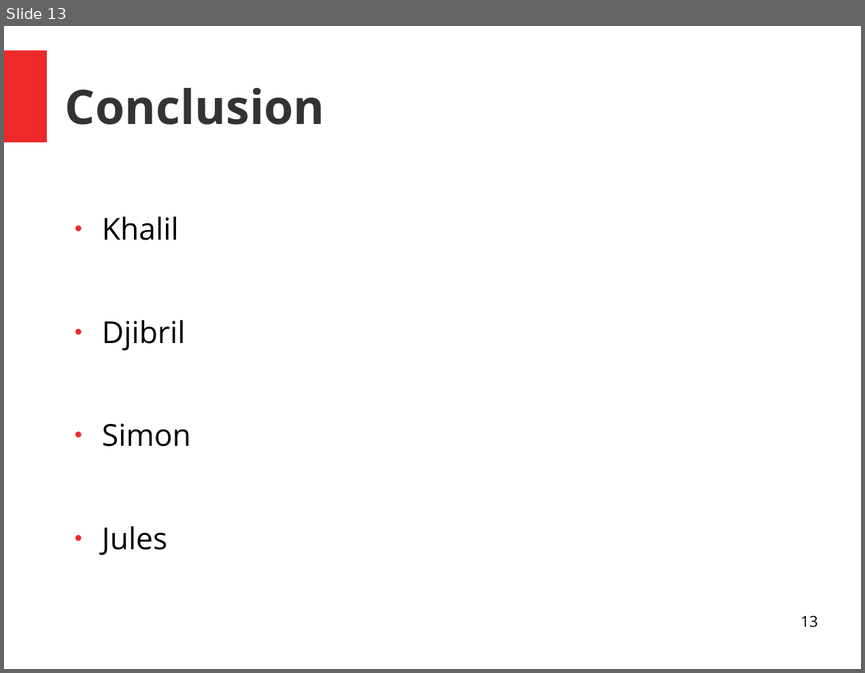
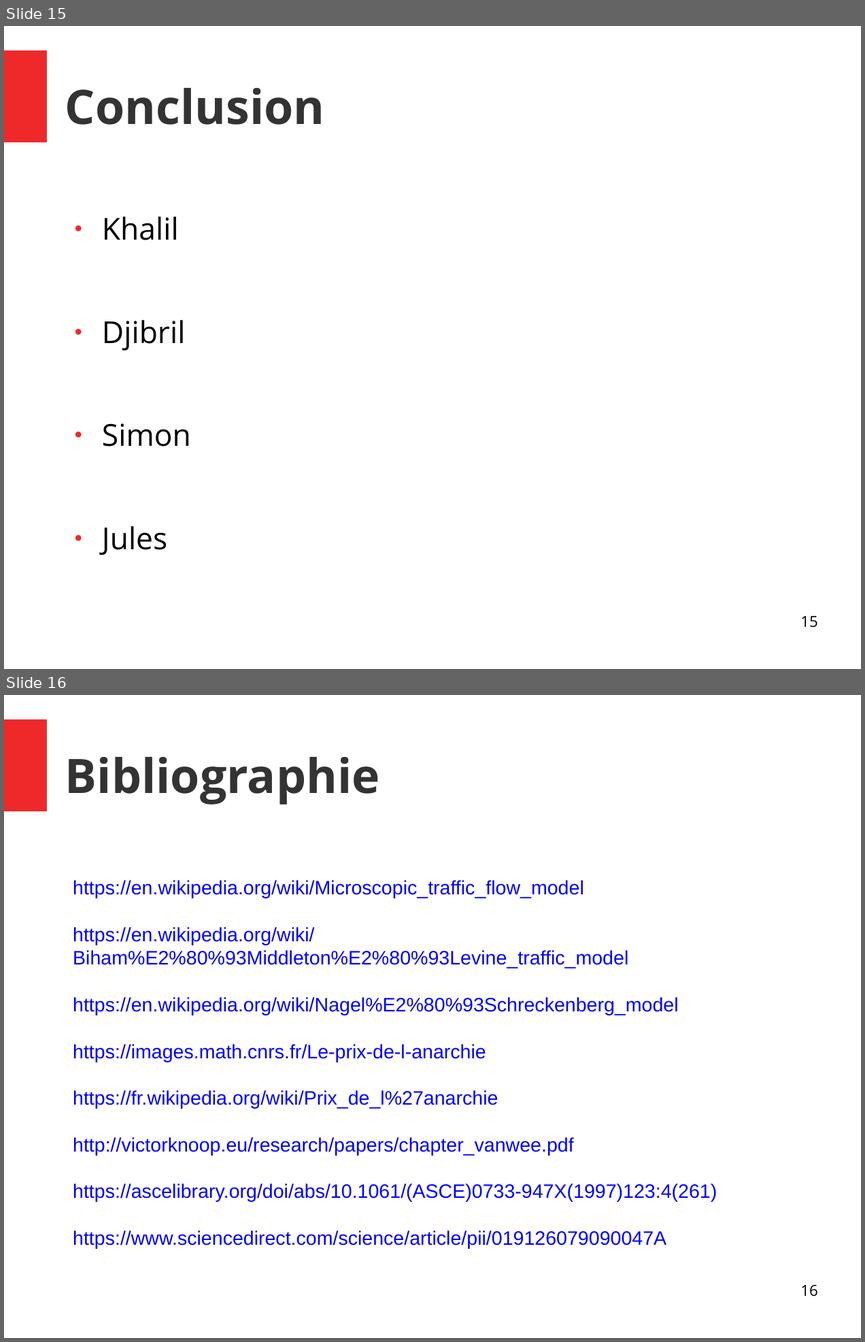
Before and after one commit to jugall/projet_are_final, a slide deck: Téléchargements/are.odp. Shown one above the other, each under a label of ours: slide 13 before the commit, slides 15 and 16 after it. The pictures are 865x673 and 865x1342 pixels, drawn with LibreOffice and Linux fonts; fonts in the diff are those of the drawing. Boxes give left, top, right and bottom in pixels: in the first picture for what was removed or moved away, otherwise in the second. Text is boxed around its words. In the diff, an @@ line names an element or a change of style, - is before the commit and + after.

```diff
--- a/Téléchargements/are.odp
+++ b/Téléchargements/are.odp
@@ slide 16 added at <box>4,695,861,1338</box>, background #FFFFFF; not listed: 1 template element that a slide beside it also shows @@
@@ title added at <box>65,757,380,804</box>, 44 pt, text #333333, bold @@
+Bibliographie
@@ text added at <box>73,880,717,1249</box>, 18 pt, text #0000FF @@
+https://en.wikipedia.org/wiki/Microscopic_traffic_flow_model
+https://en.wikipedia.org/wiki/Biham%E2%80%93Middleton%E2%80%93Levine_traffic_model
+https://en.wikipedia.org/wiki/Nagel%E2%80%93Schreckenberg_model
+https://images.math.cnrs.fr/Le-prix-de-l-anarchie
+https://fr.wikipedia.org/wiki/Prix_de_l%27anarchie
+http://victorknoop.eu/research/papers/chapter_vanwee.pdf
+https://ascelibrary.org/doi/abs/10.1061/(ASCE)0733-947X(1997)123:4(261)
+https://www.sciencedirect.com/science/article/pii/019126079090047A
@@ page number added at <box>800,1285,817,1296</box>, 14 pt, text #000000 @@
+16
@@ what was slide 13 is now slide 15 @@
@@ page number at <box>800,616,817,627</box>: text changed @@
-13
+15
```
Also in this commit, not shown: 8 slides changed, 2 other slides added, 1 slide removed, 3 other files.
